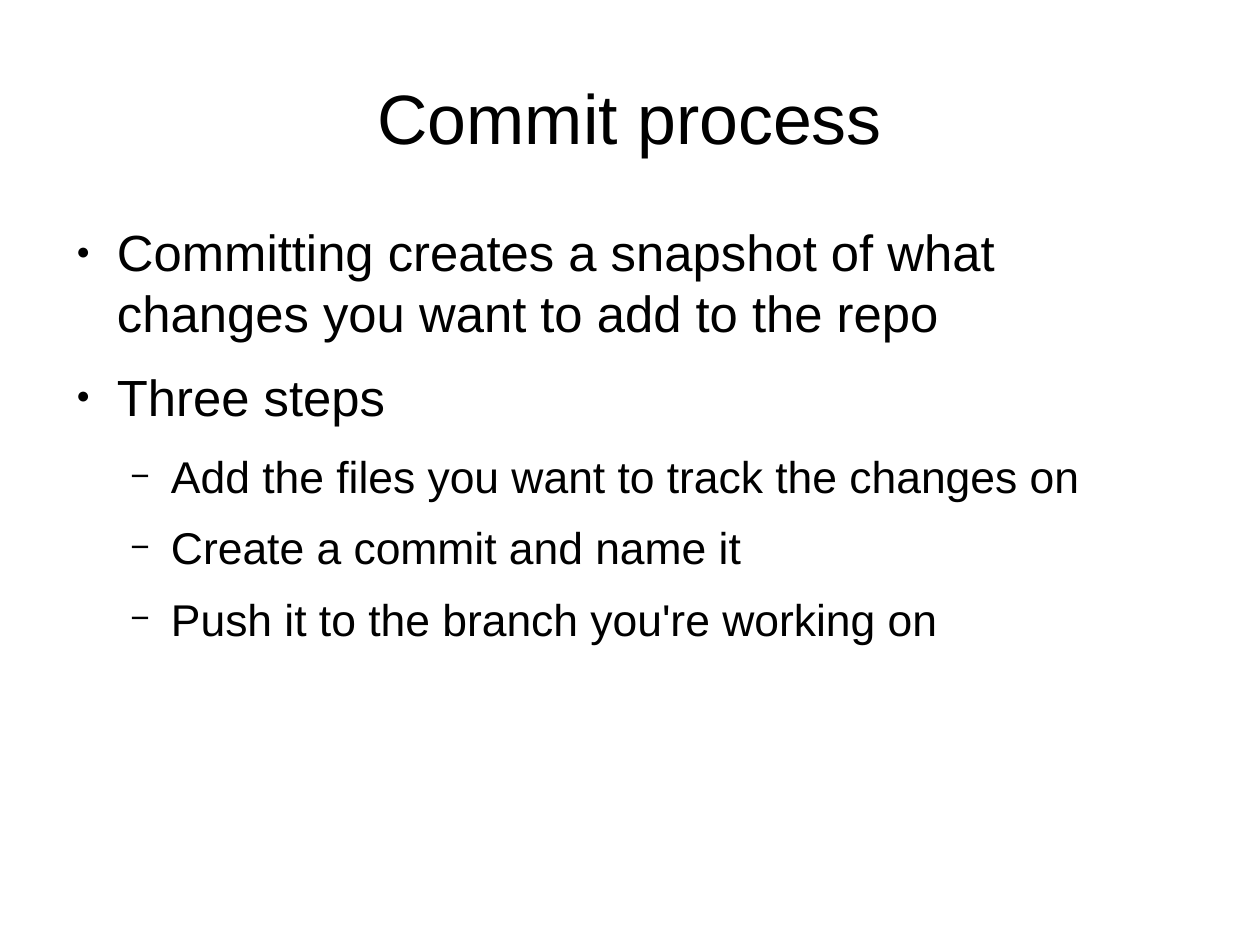
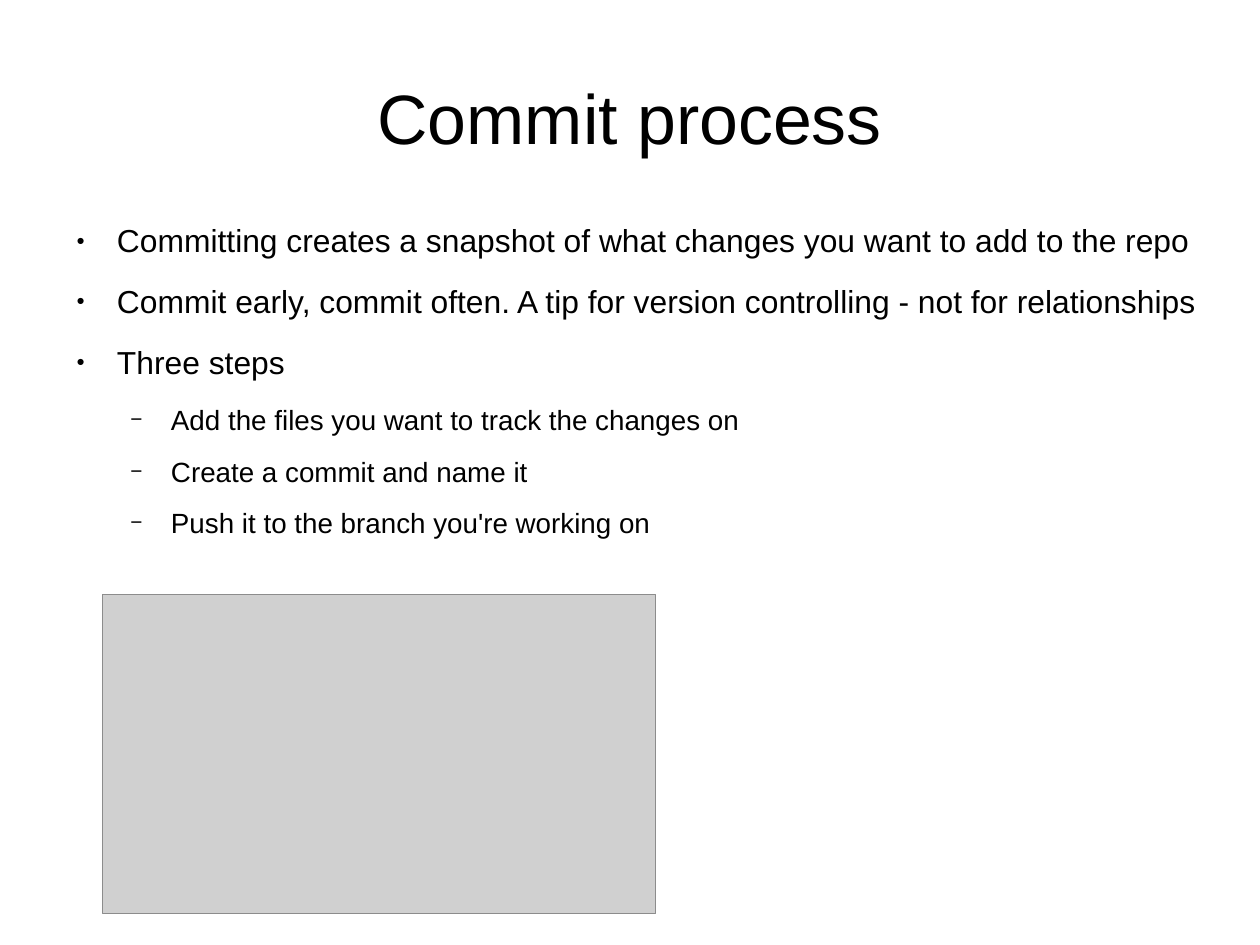
Before and after one commit to UMKCRobotics/Chris-Git-Presentation, a slide deck: slide 10 of presentation.odp (slide 8 before the commit). Drawn at 1260x945 pixels with LibreOffice and Linux fonts; fonts in the diff are those of the drawing; grey boxes stand for pictures. Boxes give left, top, right and bottom in pixels: in the first picture for what was removed or moved away, otherwise in the second. Text is boxed around its words. In the diff, an @@ line names an element or a change of style, - is before the commit and + after.

```diff
--- a/presentation.odp
+++ b/presentation.odp
@@ text at box(117, 229, 1189, 538): size 32 to 20 pt in "Committing creates a snapshot of what changes ...", "Three steps"; size 28 to 17.5 pt in "Add the files you want to track ...", "Create a commit and name it", "Push it to the branch you're working ..." @@
@@ text at box(117, 290, 1195, 319): paragraph added @@
+● Commit early, commit often. A tip for version controlling - not for relationships
@@ picture added at box(103, 595, 656, 914) @@
```
Also in this commit, not shown: 4 other slides changed, 13 slides added, 1 slide removed, 16 other files.
